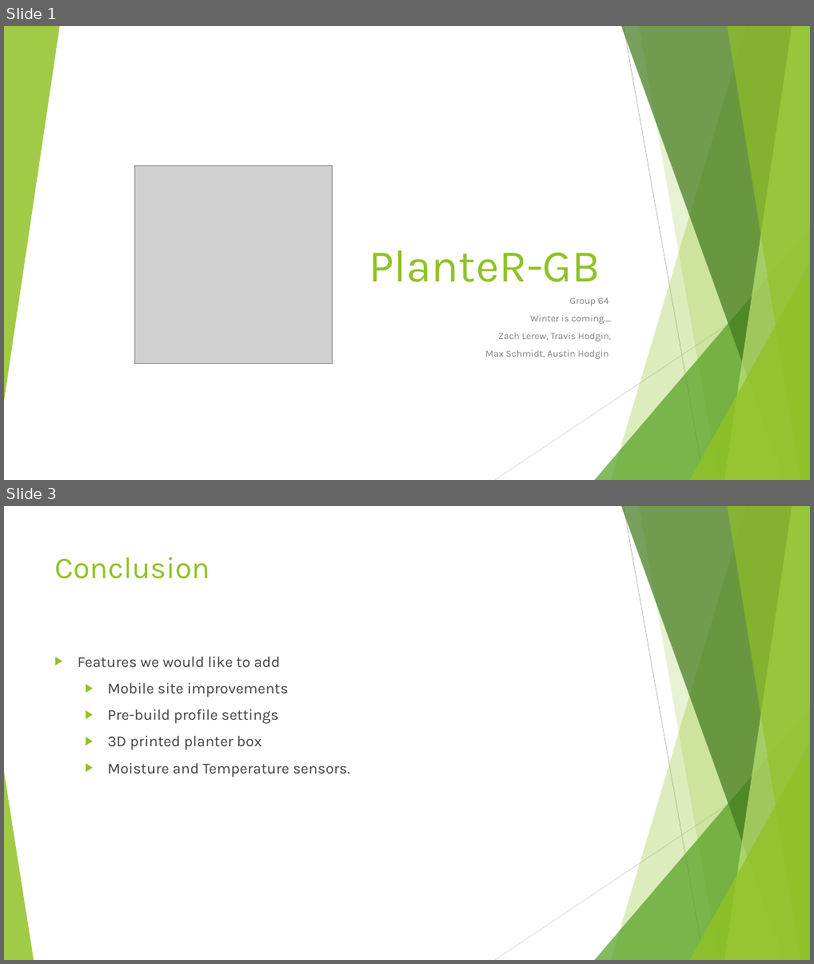
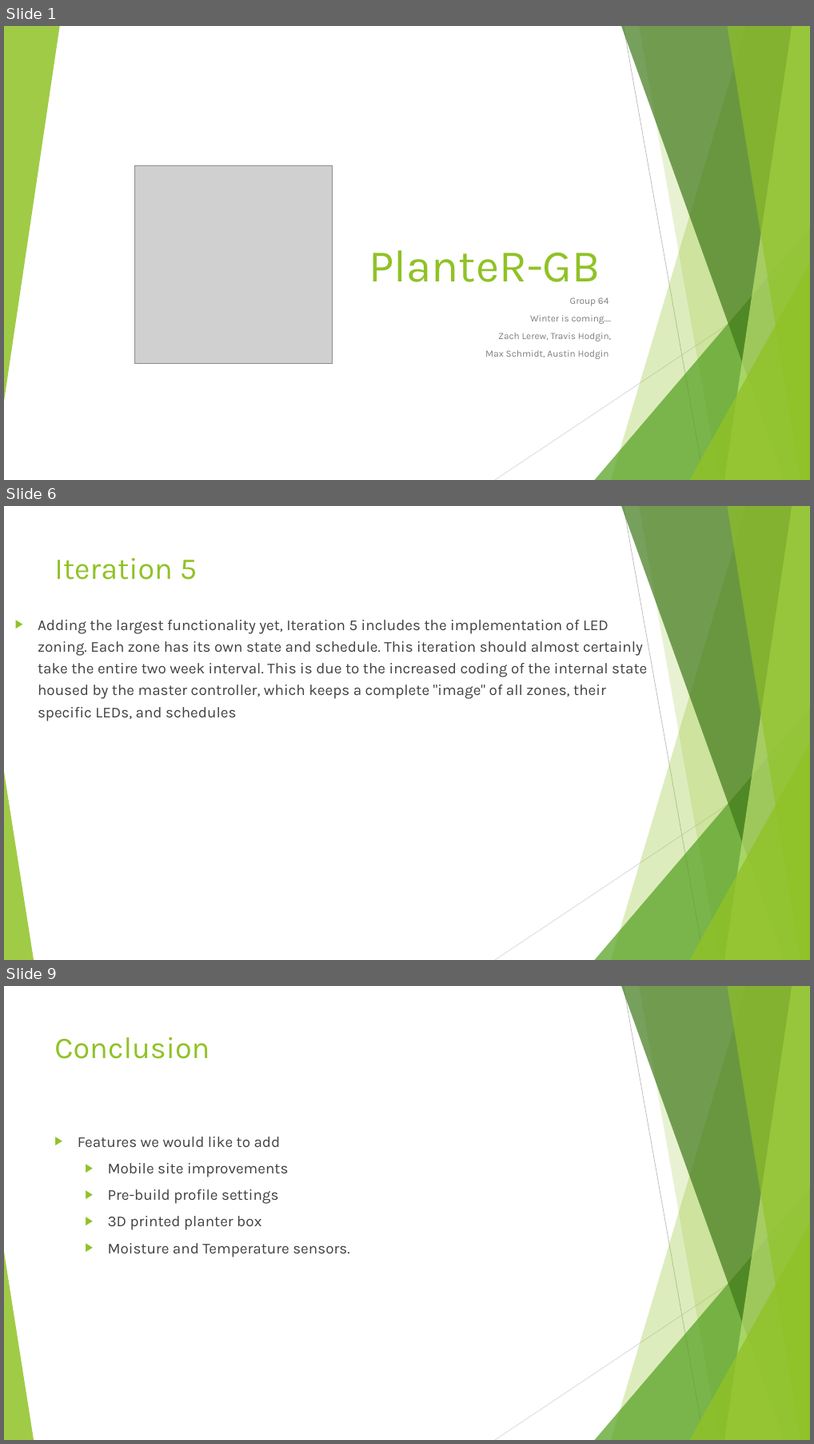
Before and after one commit to HodginAustin/Winter-Is-Coming, a slide deck: Documents/PresentationSpring/Spring Presentation.pptx. Shown one above the other, each under a label of ours: slides 1 and 3 before the commit, slides 1, 6 and 9 after it; the slides between them are not shown. The pictures are 814x964 and 814x1444 pixels, drawn with LibreOffice and Linux fonts; fonts in the diff are those of the drawing; grey boxes stand for pictures. Boxes give left, top, right and bottom in pixels: in the first picture for what was removed or moved away, otherwise in the second. Text is boxed around its words. In the diff, an @@ line names an element or a change of style, - is before the commit and + after.

```diff
--- a/Documents/PresentationSpring/Spring Presentation.pptx
+++ b/Documents/PresentationSpring/Spring Presentation.pptx
@@ slide 6 added at bbox=[4, 506, 810, 960], background #FFFFFF; not listed: 10 template elements that a slide beside it also shows @@
@@ text added at bbox=[54, 558, 197, 580], 36 pt, text #90C226 @@
+Iteration 5
@@ text added at bbox=[38, 620, 647, 721], 18 pt, text #404040 @@
+▶ Adding the largest functionality yet, Iteration 5 includes the implementation of LED zoning. Each zone has its own state and schedule. This iteration should almost certainly take the entire two week interval. This is due to the increased coding of the internal state housed by the master controller, which keeps a complete "image" of all zones, their specific LEDs, and schedules
@@ what was slide 3 is now slide 9 @@
```
Also in this commit, not shown: 6 other slides added, 1 slide removed.
